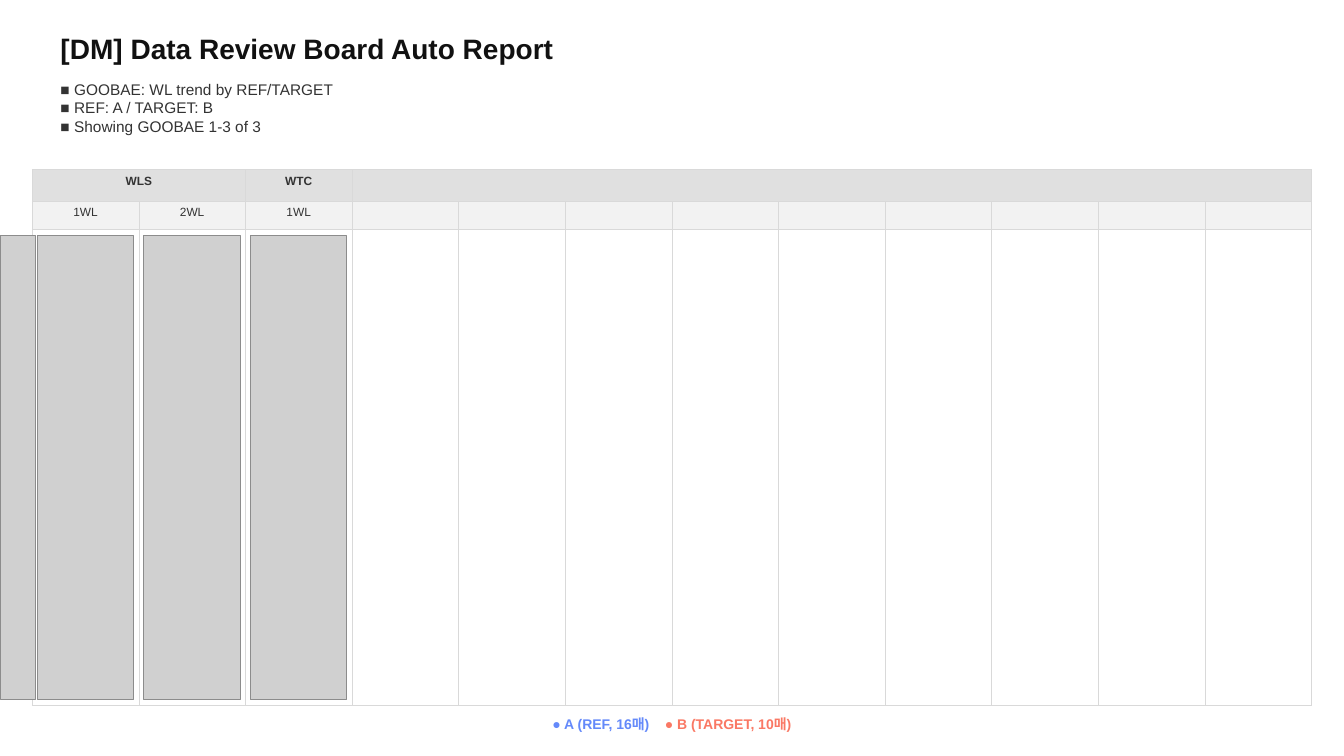
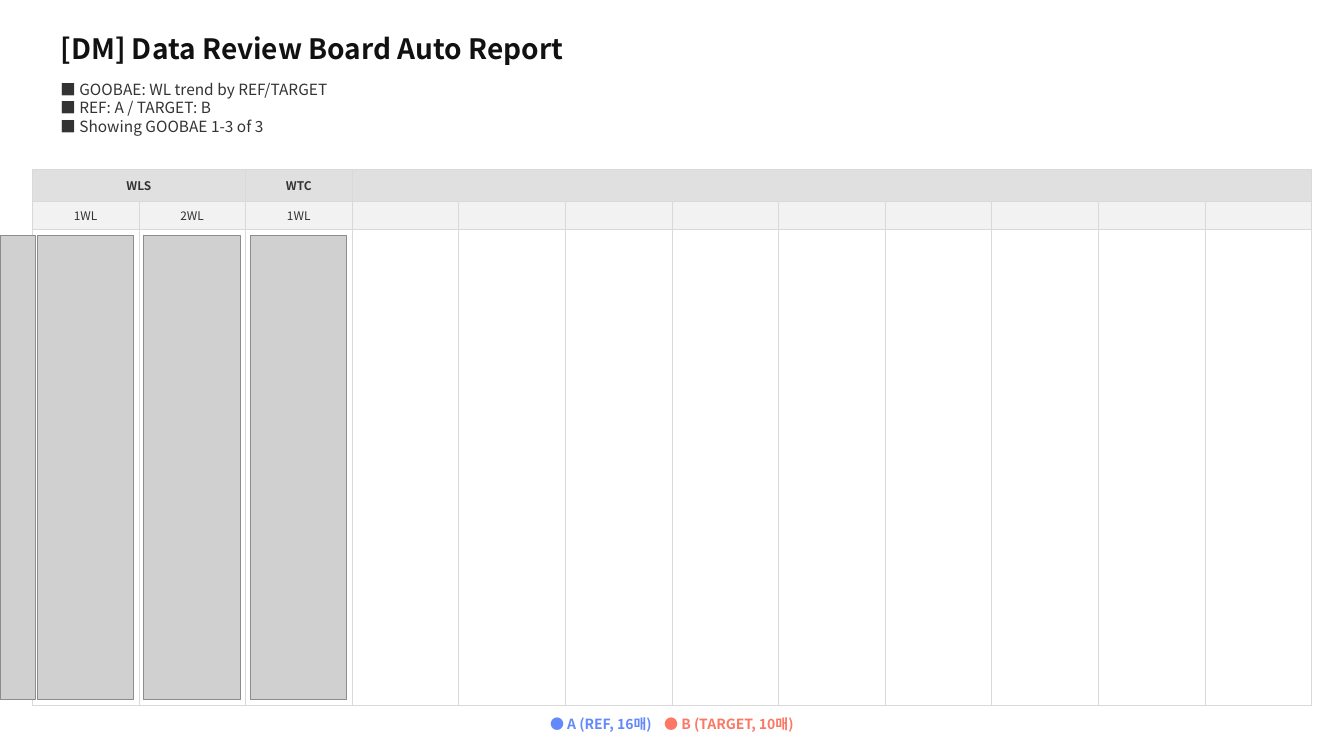
Before and after one commit to parktj4264/DRB-Code, a slide deck: slide 2 of output/sigma_summary_latest.pptx. Drawn at 1344x756 pixels with LibreOffice and Linux fonts; fonts in the diff are those of the drawing; grey boxes stand for pictures. Boxes give left, top, right and bottom in pixels: in the first picture for what was removed or moved away, otherwise in the second. Text is boxed around its words. In the diff, an @@ line names an element or a change of style, - is before the commit and + after.

```diff
--- a/output/sigma_summary_latest.pptx
+++ b/output/sigma_summary_latest.pptx
@@ table at [32, 169, 1315, 706] @@
@@ font Arial to Noto Sans CJK KR @@
@@ line spacing 0.1 to 1 @@
@@ font Arial to Noto Sans CJK KR in 3 elements at [60, 36, 564, 65], [79, 82, 327, 136], [567, 717, 794, 732] @@
```
Also in this commit, not shown: 6 other slides changed, 15 other files.
